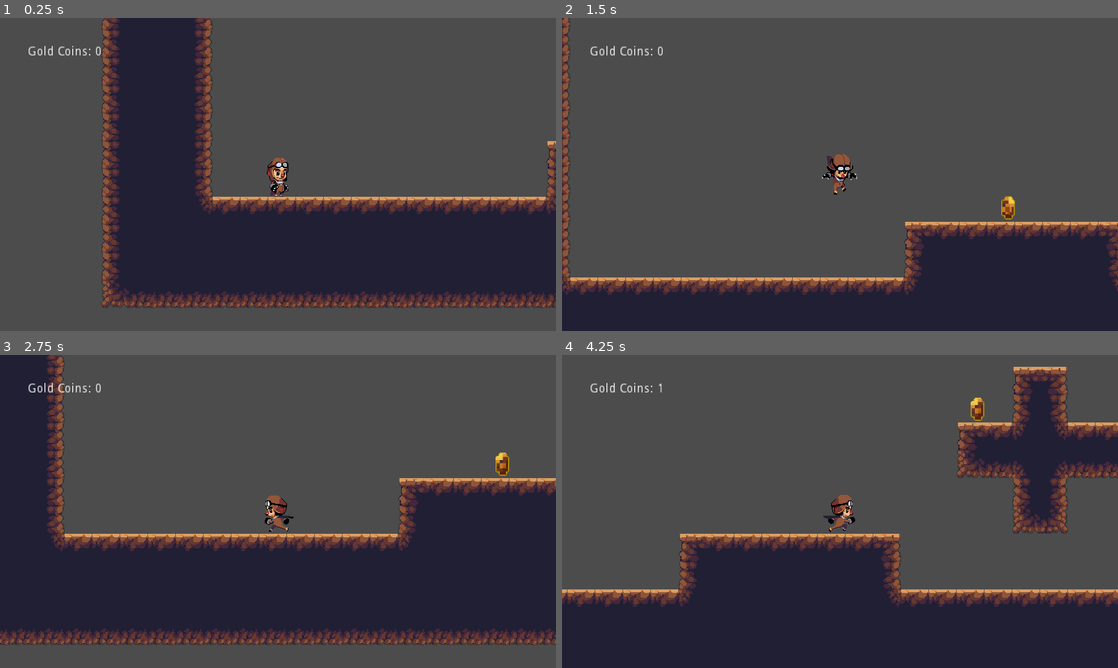
Above: before the commit, frames 1-4 (two rows, left to right).
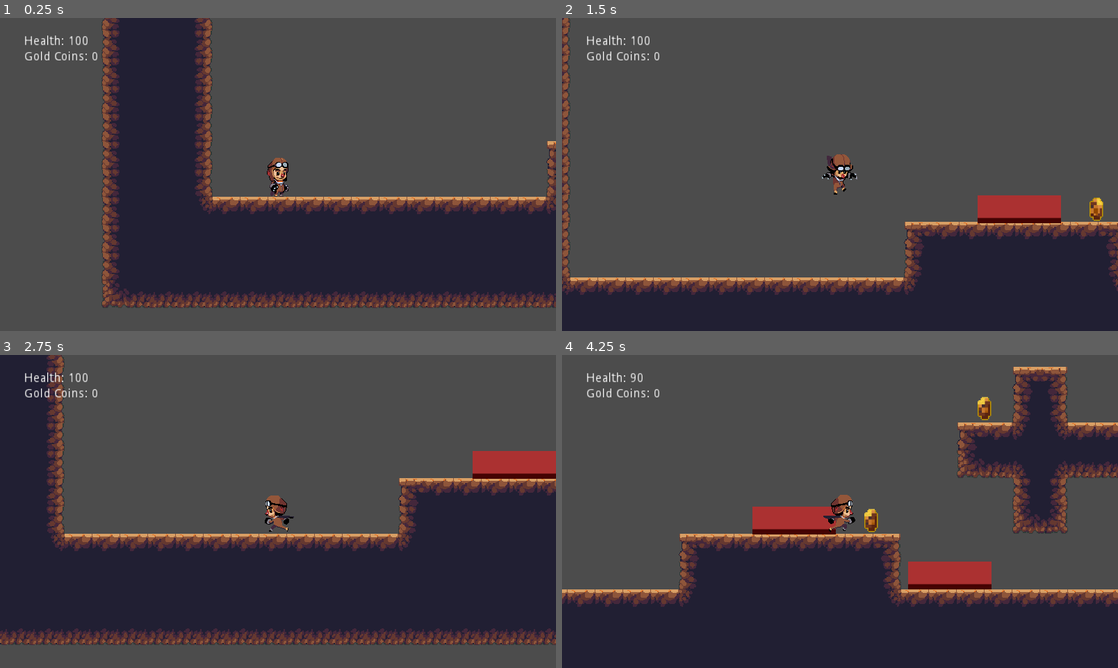
Above: after the commit, the same moments.

Repository: nordlightstudio/PlatformerLive
Game: Godot game, scene res://Game001.tscn
Same seed, same stepped clock (60 frames per second), same inputs: the game is played once before the commit and once after it.
Inputs:
- Up to frame 1 (0.25 s): no input
- Up to frame 2 (1.5 s): tap Enter at 0.5 s; hold Right (ui_right) from 0.53 s (still down); tap Up (ui_up) at 0.77 s
- Up to frame 3 (2.75 s): tap Up (ui_up) at 1.52 s; release Right (ui_right) at 2.03 s; hold Left (ui_left) from 2.03 s (still down)
- Up to frame 4 (4.25 s): release Left (ui_left) at 2.78 s; hold Right (ui_right) from 2.78 s (still down); tap Up (ui_up) at 3.02, 3.77 s

The runs differ from the first frame. In frame 1, 0.4% of the frame differs, in the area x 4-19%, y 5-14%; in frame 2, 1.9%; in frame 3, 1.7%; in frame 4, 3.4%, in the area x 4-78%, y 5-75%.

Commit message:
Add_Traps

Diff:
--- a/Platformer/Levels/World.tscn
+++ b/Platformer/Levels/World.tscn
@@ -1,7 +1,8 @@
-[gd_scene load_steps=3 format=2]
+[gd_scene load_steps=4 format=2]
 
 [ext_resource path="res://DirtAutoTiles.tres" type="TileSet" id=1]
-[ext_resource path="res://GoldCoin.tscn" type="PackedScene" id=2]
+[ext_resource path="res://Pickups/GoldCoin.tscn" type="PackedScene" id=2]
+[ext_resource path="res://Traps/Trap01.tscn" type="PackedScene" id=3]
 
 [node name="World" type="Node"]
 
@@ -13,20 +14,18 @@
 "_edit_lock_": true
 }
 
-[node name="GoldCoin2" type="Node" parent="."]
-editor/display_folded = true
+[node name="GoldCoin" type="Node" parent="."]
 
-[node name="GoldCoin" parent="GoldCoin2" instance=ExtResource( 2 )]
-position = Vector2( 631, 560 )
+[node name="GoldCoin2" parent="GoldCoin" instance=ExtResource( 2 )]
+position = Vector2( 733, 561 )
 
-[node name="GoldCoin2" parent="GoldCoin2" instance=ExtResource( 2 )]
-position = Vector2( 855, 433 )
+[node name="GoldCoin3" parent="GoldCoin" instance=ExtResource( 2 )]
+position = Vector2( 863, 432 )
 
-[node name="GoldCoin3" parent="GoldCoin2" instance=ExtResource( 2 )]
-position = Vector2( 1044, 237 )
+[node name="Traps" type="Node" parent="."]
 
-[node name="GoldCoin4" parent="GoldCoin2" instance=ExtResource( 2 )]
-position = Vector2( 582, 240 )
+[node name="Trap01" parent="Traps" instance=ExtResource( 3 )]
+position = Vector2( 645, 561 )
 
-[node name="GoldCoin5" parent="GoldCoin2" instance=ExtResource( 2 )]
-position = Vector2( 287, 243 )
+[node name="Trap02" parent="Traps" instance=ExtResource( 3 )]
+position = Vector2( 824, 624 )
--- a/Platformer/GoldCoin.tscn
+++ b/Platformer/Pickups/GoldCoin.tscn
@@ -5,7 +5,7 @@
 [ext_resource path="res://Assets/Sprites/GoldCoin/C1013.png" type="Texture" id=3]
 [ext_resource path="res://Assets/Sprites/GoldCoin/C1014.png" type="Texture" id=4]
 
-[sub_resource type="GDScript" id=3]
+[sub_resource type="GDScript" id=1]
 script/source = "#Add GoldCoin
 extends Area2D
 
@@ -17,9 +17,10 @@
 	for body in bodies:
 		if body.name == \"Player\":
 			get_node(\"../../../Player\").goldCoin += 1
-			queue_free()"
+			queue_free()
+"
 
-[sub_resource type="SpriteFrames" id=1]
+[sub_resource type="SpriteFrames" id=2]
 animations = [ {
 "frames": [ ExtResource( 1 ), ExtResource( 2 ), ExtResource( 3 ), ExtResource( 4 ) ],
 "loop": true,
@@ -27,20 +28,20 @@
 "speed": 5.0
 } ]
 
-[sub_resource type="CircleShape2D" id=2]
+[sub_resource type="CircleShape2D" id=3]
 radius = 10.9965
 
 [node name="GoldCoin" type="Area2D"]
-script = SubResource( 3 )
+script = SubResource( 1 )
 __meta__ = {
 "_edit_group_": true
 }
 
 [node name="AnimatedSprite" type="AnimatedSprite" parent="."]
 scale = Vector2( 0.3, 0.3 )
-frames = SubResource( 1 )
+frames = SubResource( 2 )
 animation = "GoldCoin"
 
 [node name="CollisionShape2D" type="CollisionShape2D" parent="."]
 position = Vector2( 0.209, 0.223789 )
-shape = SubResource( 2 )
+shape = SubResource( 3 )
--- a/Platformer/Player.gd
+++ b/Platformer/Player.gd
@@ -12,16 +12,22 @@
 var friction = false
 var testVariable = true
 
-#Add Coin from GoldCoin scene
+#Health Player System
+var healthPlayer = 100
+onready var healthPlayerLabel = $UI/CenterContainer/VBoxContainer/Health
+
+#Gold Coin System
 var goldCoin = 0
-onready var goldCoins = $UI/CenterContainer/VBoxContainer/GoldCoin
+onready var goldCoinLabel = $UI/CenterContainer/VBoxContainer/GoldCoin
 
 # Physic Process
 func _physics_process(delta):
 
-	#Übergabe var goldCoin an UI
-	goldCoins.text = str("Gold Coins: ", goldCoin)
+	#Send var healthPlayer to UI
+	healthPlayerLabel.text = str("Health: ", healthPlayer)
 
+	#Send var goldCoin to UI
+	goldCoinLabel.text = str("Gold Coins: ", goldCoin)
 
 	motion.y += GRAVITY
 
--- a/Platformer/Player.tscn
+++ b/Platformer/Player.tscn
@@ -2,13 +2,13 @@
 
 [ext_resource path="res://Player.gd" type="Script" id=1]
 [ext_resource path="res://Assets/Sprites/Player/Idle0.png" type="Texture" id=2]
-[ext_resource path="res://Assets/Sprites/Player/Jump0.png" type="Texture" id=3]
-[ext_resource path="res://Assets/Sprites/Player/Run0.png" type="Texture" id=4]
-[ext_resource path="res://Assets/Sprites/Player/Run1.png" type="Texture" id=5]
-[ext_resource path="res://Assets/Sprites/Player/Run2.png" type="Texture" id=6]
-[ext_resource path="res://Assets/Sprites/Player/Run3.png" type="Texture" id=7]
-[ext_resource path="res://Assets/Sprites/Player/Run4.png" type="Texture" id=8]
-[ext_resource path="res://Assets/Sprites/Player/Run7.png" type="Texture" id=9]
+[ext_resource path="res://Assets/Sprites/Player/Run0.png" type="Texture" id=3]
+[ext_resource path="res://Assets/Sprites/Player/Run1.png" type="Texture" id=4]
+[ext_resource path="res://Assets/Sprites/Player/Run2.png" type="Texture" id=5]
+[ext_resource path="res://Assets/Sprites/Player/Run3.png" type="Texture" id=6]
+[ext_resource path="res://Assets/Sprites/Player/Run4.png" type="Texture" id=7]
+[ext_resource path="res://Assets/Sprites/Player/Run7.png" type="Texture" id=8]
+[ext_resource path="res://Assets/Sprites/Player/Jump0.png" type="Texture" id=9]
 [ext_resource path="res://Assets/Sprites/Player/Jump4.png" type="Texture" id=10]
 [ext_resource path="res://UI.tscn" type="PackedScene" id=11]
 
@@ -19,15 +19,15 @@
 "name": "Idle",
 "speed": 5.0
 }, {
-"frames": [ ExtResource( 3 ) ],
+"frames": [ ExtResource( 3 ), ExtResource( 4 ), ExtResource( 5 ), ExtResource( 6 ), ExtResource( 7 ), ExtResource( 8 ) ],
+"loop": true,
+"name": "Run",
+"speed": 10.0
+}, {
+"frames": [ ExtResource( 9 ) ],
 "loop": true,
 "name": "Jump",
 "speed": 5.0
-}, {
-"frames": [ ExtResource( 4 ), ExtResource( 5 ), ExtResource( 6 ), ExtResource( 7 ), ExtResource( 8 ), ExtResource( 9 ) ],
-"loop": true,
-"name": "Run",
-"speed": 10.0
 }, {
 "frames": [ ExtResource( 10 ) ],
 "loop": true,
@@ -41,6 +41,9 @@
 
 [node name="Player" type="KinematicBody2D"]
 script = ExtResource( 1 )
+__meta__ = {
+"_edit_group_": true
+}
 
 [node name="Sprite" type="AnimatedSprite" parent="."]
 position = Vector2( -3.57628e-006, 1.66893e-006 )
@@ -59,3 +62,7 @@
 drag_margin_v_enabled = false
 
 [node name="UI" parent="." instance=ExtResource( 11 )]
+margin_left = -292.42
+margin_top = -159.799
+margin_right = 283.58
+margin_bottom = 178.201
--- /dev/null
+++ b/Platformer/Traps/Trap01.gd
@@ -0,0 +1,12 @@
+#Trap01
+extends Area2D
+
+var hitPlayer = false
+
+func _physics_process(delta):
+
+	var bodies = get_overlapping_bodies()
+	for body in bodies:
+		if body.name == "Player" and hitPlayer == false:
+			get_node("../../../Player").healthPlayer -= 10
+			hitPlayer = true
--- /dev/null
+++ b/Platformer/Traps/Trap01.tscn
@@ -0,0 +1,20 @@
+[gd_scene load_steps=4 format=2]
+
+[ext_resource path="res://Traps/Trap01.gd" type="Script" id=1]
+[ext_resource path="res://Assets/Sprites/Trap/Fall01.png" type="Texture" id=2]
+
+[sub_resource type="RectangleShape2D" id=1]
+extents = Vector2( 47.9699, 5.19041 )
+
+[node name="Trap01" type="Area2D"]
+script = ExtResource( 1 )
+__meta__ = {
+"_edit_group_": true
+}
+
+[node name="Sprite" type="Sprite" parent="."]
+texture = ExtResource( 2 )
+
+[node name="CollisionShape2D" type="CollisionShape2D" parent="."]
+position = Vector2( 0, 10.8229 )
+shape = SubResource( 1 )
Binary file added: Platformer/Assets/Sprites/Trap/Fall01.png
Not shown, added: Platformer/Assets/Sprites/Trap/Fall01.png.import
